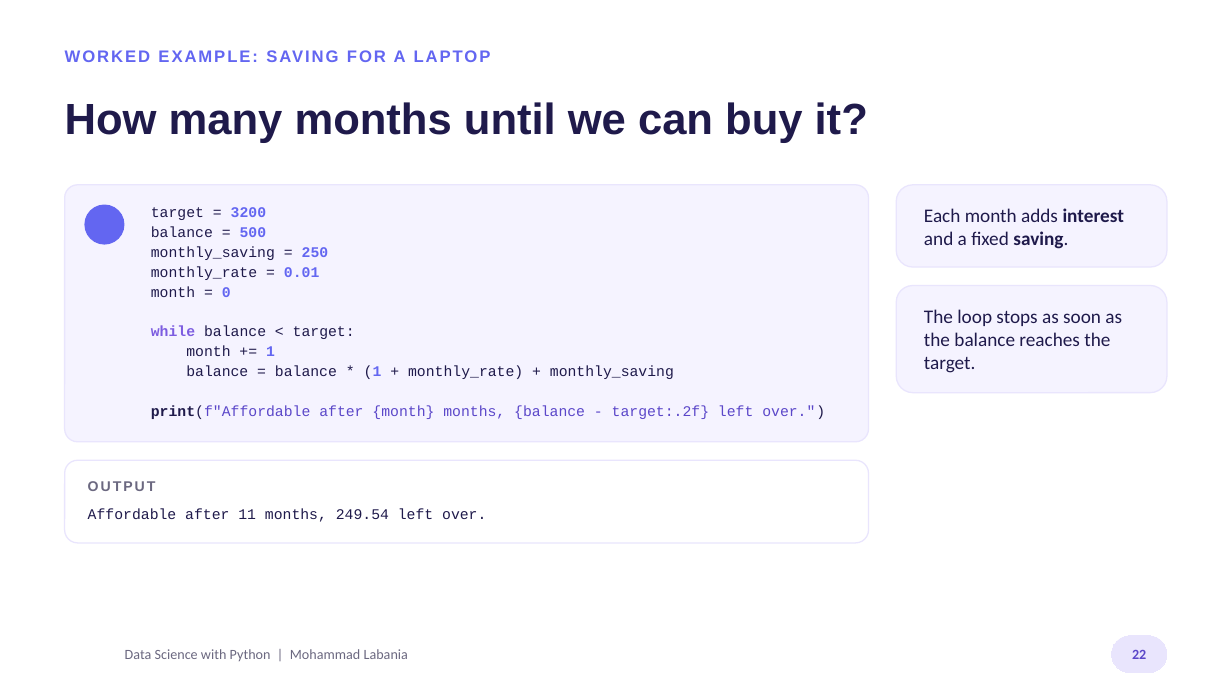
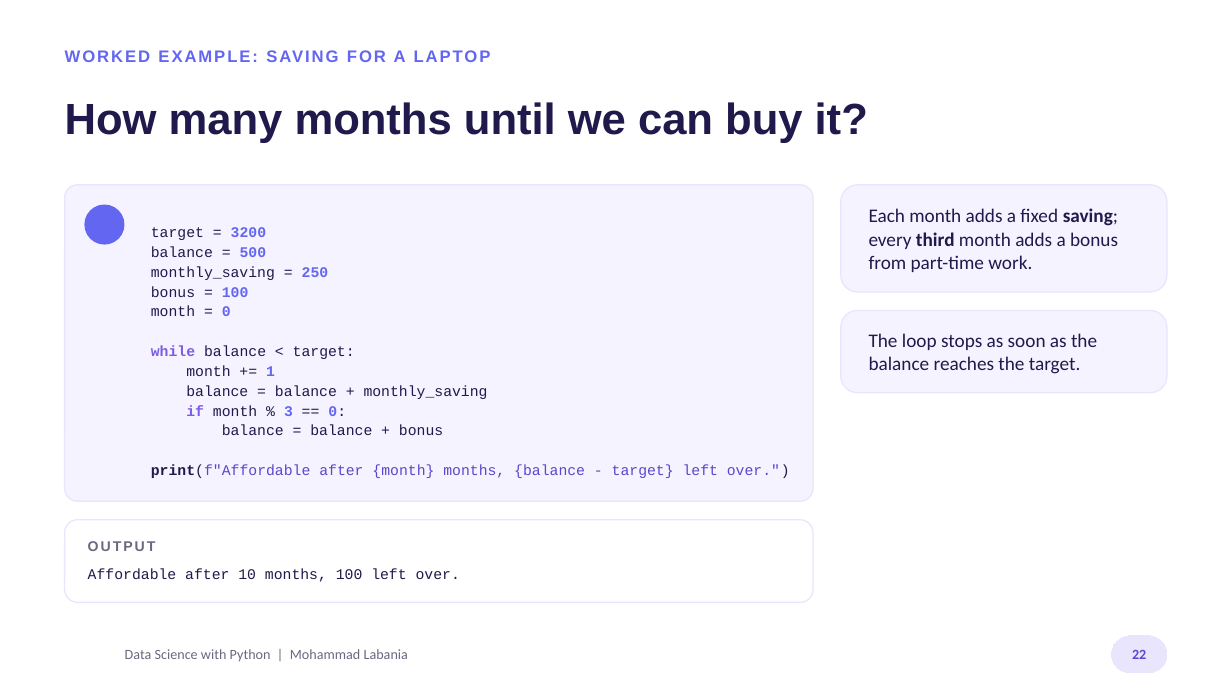
Before and after one commit to mohammadyahoo/ds-python-course, a slide deck: slide 22 of materials/S04-loops/S04_slides.pptx. Drawn at 1232x693 pixels with LibreOffice and Linux fonts; fonts in the diff are those of the drawing; background and template pictures are left out. Boxes give left, top, right and bottom in pixels: in the first picture for what was removed or moved away, otherwise in the second. Text is boxed around its words. In the diff, an @@ line names an element or a change of style, - is before the commit and + after.

```diff
--- a/materials/S04-loops/S04_slides.pptx
+++ b/materials/S04-loops/S04_slides.pptx
@@ rounded rectangle: place and size @@
-rounded rectangle at [65,185,869,442]
+rounded rectangle at [65,185,813,502]
@@ rounded rectangle: place and size @@
-rounded rectangle at [897,185,1167,267]
+rounded rectangle at [841,185,1167,292]
@@ text at [869,208,1118,272]: text changed @@
-Each month adds interest and a fixed saving.
+Each month adds a fixed saving; every third month adds a bonus from part-time work.
@@ text at [151,286,249,297]: text changed @@
-monthly_rate = 0.01
+bonus = 100
@@ proportions changed in 3 elements at [841,185,1167,292], [65,185,813,502], [841,311,1167,393] @@
@@ rounded rectangle: place and size @@
-rounded rectangle at [897,286,1167,393]
+rounded rectangle at [841,311,1167,393]
@@ text "The loop stops as soon ..." rewrapped from [924,309,1122,373] to [869,333,1097,374] @@
@@ text at [151,385,790,478]: text changed; text colour #5B47C9 to #1F1A4B @@
-balance = balance * (1 + monthly_rate) + monthly_saving
-print(f"Affordable after {month} months, {balance - target:.2f} left over.")
+balance = balance + monthly_saving
+if month % 3 == 0:
+balance = balance + bonus
+print(f"Affordable after {month} months, {balance - target} left over.")
@@ rounded rectangle: place and size @@
-rounded rectangle at [65,460,869,543]
+rounded rectangle at [65,520,813,603]
@@ text "OUTPUT": place and size @@
-text "OUTPUT" at [88,481,156,491]
+text "OUTPUT" at [88,541,156,551]
@@ text at [88,568,460,582]: text changed @@
-Affordable after 11 months, 249.54 left over.
+Affordable after 10 months, 100 left over.
```
Also in this commit, not shown: 2 other slides changed, 2 other files.
